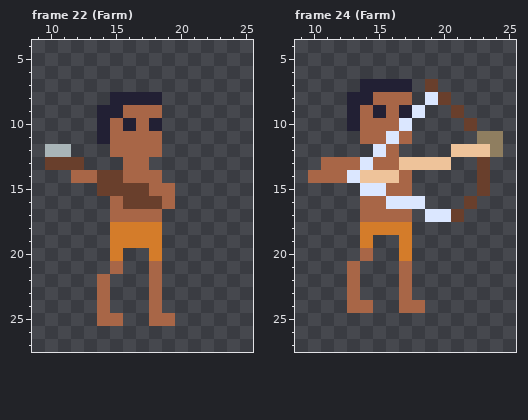
Pixel-art file, stored at Pixel Art/UI/Unit buttons.ase. This is how it looked before the edit.
32x32 pixels, 32 frames. Shown: frame 22 (Farm): x 9..25, y 4..27; frame 24 (Farm): x 9..25, y 4..27.
New version:
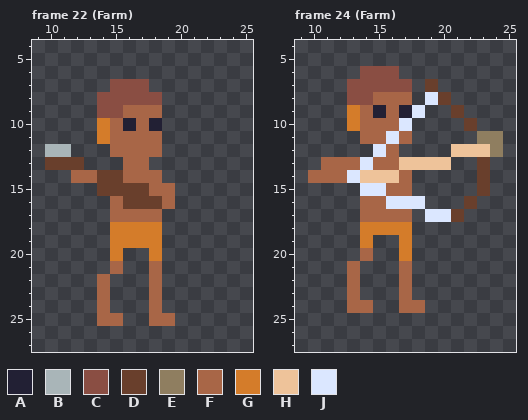
Palette (. is transparent): A #222034  B #a9b5b8  C #8a4e43  D #693f2c  E #8f7e60  F #a86647  G #d47c2a  H #eec39a  J #dbe7ff
Changes in this commit:
--- frame 22 (Farm), layer "Symbol"
@@ x 12..20 @@
  6 .........
- 7 .........
- 8 ...AAAA..
- 9 ..AAFFF..
-10 ..AFAFA..
-11 ..AFFFF..
+ 7 ...CCC...
+ 8 ..CCCCC..
+ 9 ..CCFFF..
+10 ..GFAFA..
+11 ..GFFFF..
 12 ...FFFF..
--- frame 24 (Farm), layer "Symbol"
@@ x 11..19 @@
  5 .........
- 6 .........
- 7 ...AAAA.D
- 8 ..AAFFF.J
- 9 ..AFAFAJ.
-10 ..AFFFJ..
+ 6 ...CCC...
+ 7 ..CCCCC.D
+ 8 ..CCFFF.J
+ 9 ..GFAFAJ.
+10 ..GFFFJ..
 11 ...FFJF..
Changed places in both pictures, as pixel boxes (x1, y1, x2, y2):
changed: (97, 79, 162, 144)
changed: (347, 66, 412, 131)
